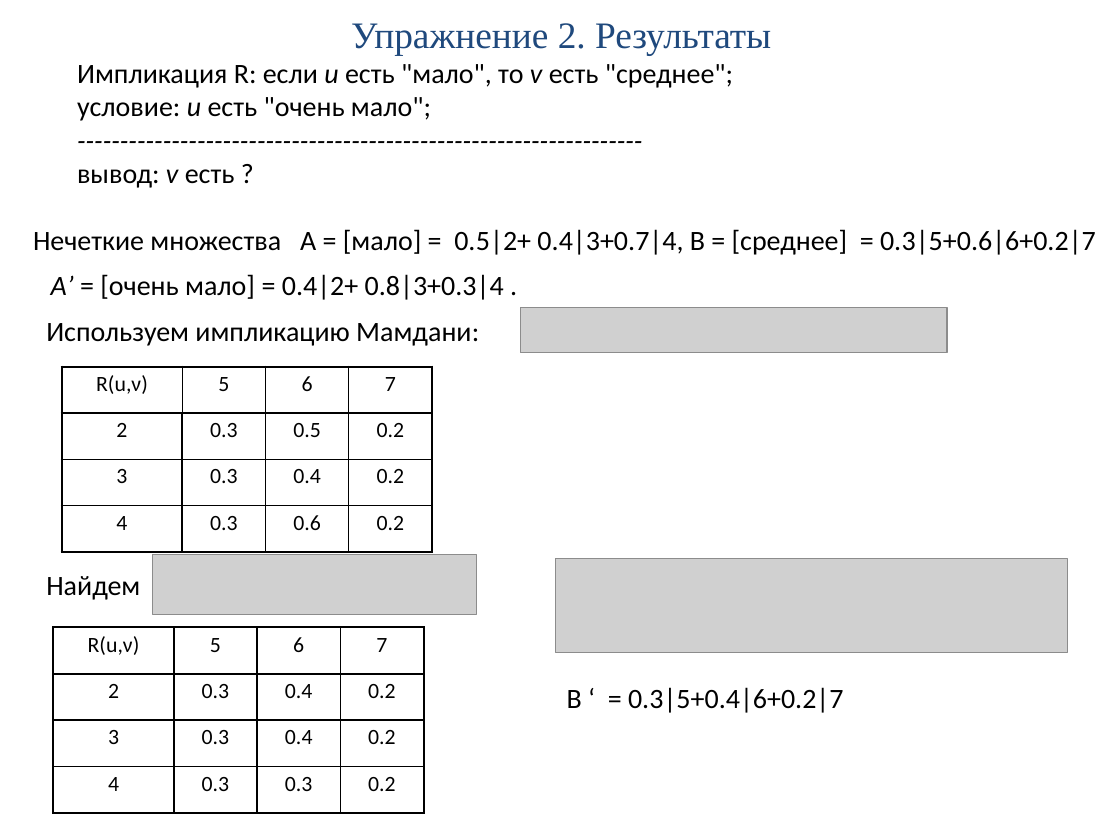
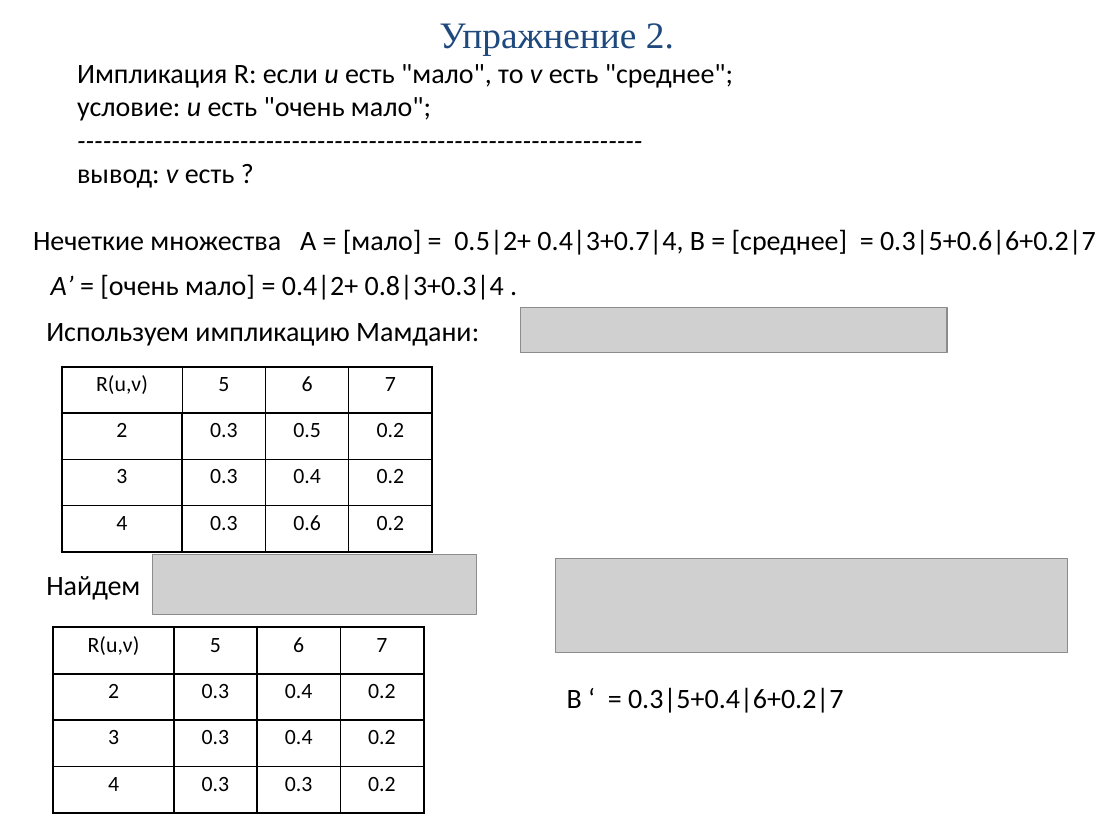
Before and after one commit to PPPoE15/MASTER, a slide deck: slide 7 of 2_sem/ISU/practice/ИСУ_практ_3.pptx (slide 11 before the commit). Drawn at 1120x840 pixels with LibreOffice and Linux fonts; fonts in the diff are those of the drawing; grey boxes stand for pictures. Boxes give left, top, right and bottom in pixels: in the first picture for what was removed or moved away, otherwise in the second. Text is boxed around its words. In the diff, an @@ line names an element or a change of style, - is before the commit and + after.

```diff
--- a/2_sem/ISU/practice/ИСУ_практ_3.pptx
+++ b/2_sem/ISU/practice/ИСУ_практ_3.pptx
@@ title at bbox=[439, 23, 674, 55]: text changed @@
-Упражнение 2. Результаты
+Упражнение 2.
```
Also in this commit, not shown: 4 other slides changed, 7 slides removed, 8 other files.
